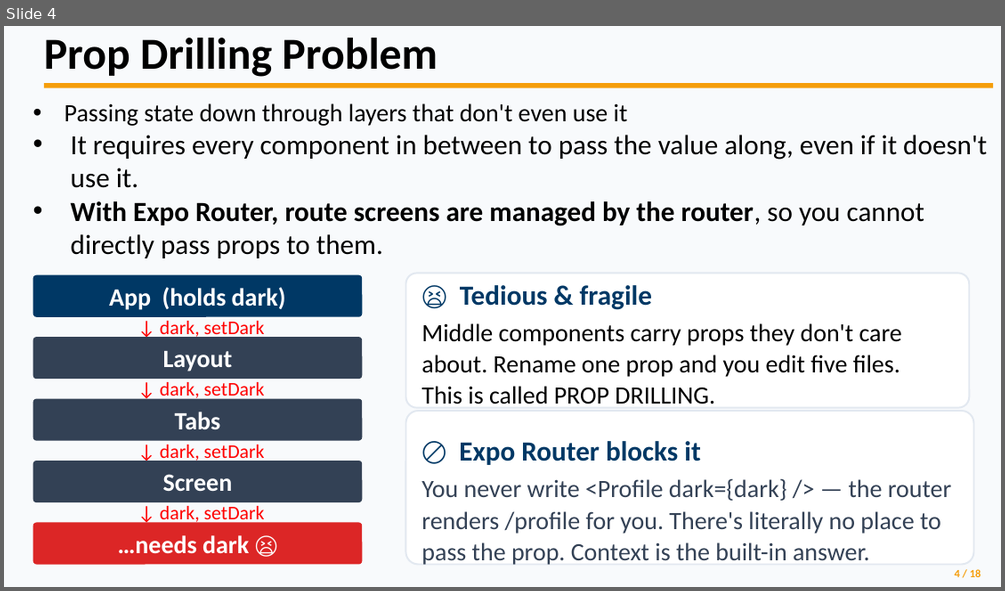
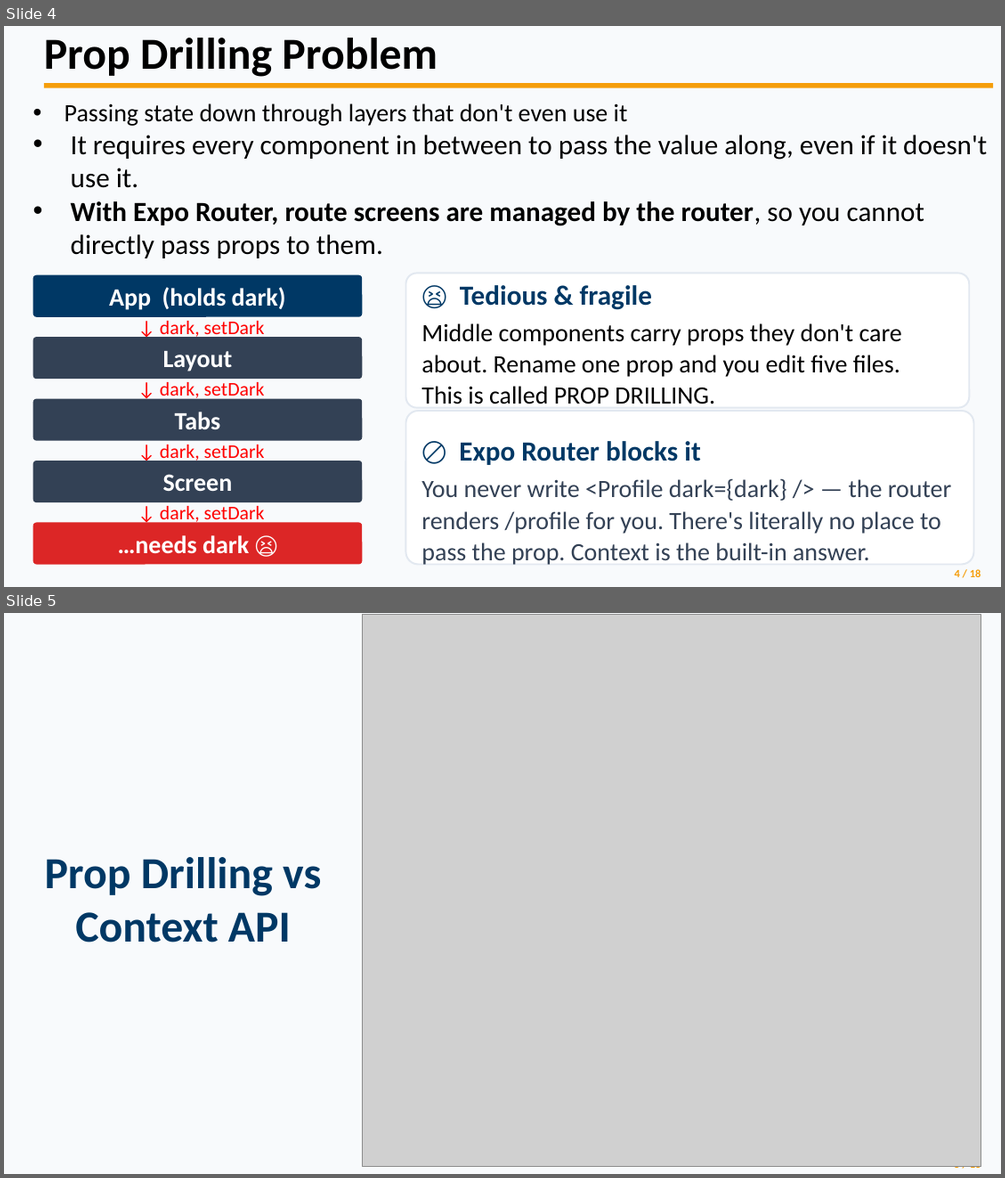
Before and after one commit to wlasitz-jeremy/Mobile-Application-Development-CPRG-303, a slide deck: Unit 5/Context API_Updated.pptx. Shown one above the other, each under a label of ours: slide 4 before the commit, slides 4 and 5 after it. The pictures are 1005x591 and 1005x1178 pixels, drawn with LibreOffice and Linux fonts; fonts in the diff are those of the drawing; grey boxes stand for pictures. Boxes give left, top, right and bottom in pixels: in the first picture for what was removed or moved away, otherwise in the second. Text is boxed around its words. In the diff, an @@ line names an element or a change of style, - is before the commit and + after.

Commit message:
added hook context demo

```diff
--- a/Unit 5/Context API_Updated.pptx
+++ b/Unit 5/Context API_Updated.pptx
@@ slide 5 added at (4,613,1001,1174), background #000000 @@
@@ rectangle added at (4,613,1001,1173), fill #F8FAFC @@
@@ picture added at (362,615,981,1167) @@
@@ text added at (45,857,321,942), 32 pt, text #003865, bold @@
+Prop Drilling vs Context API
@@ text added at (955,1158,981,1170), 8 pt, text #F59E0B, bold @@
+5 / 18
```
Also in this commit, not shown: 3 slides changed, 33 other files.
